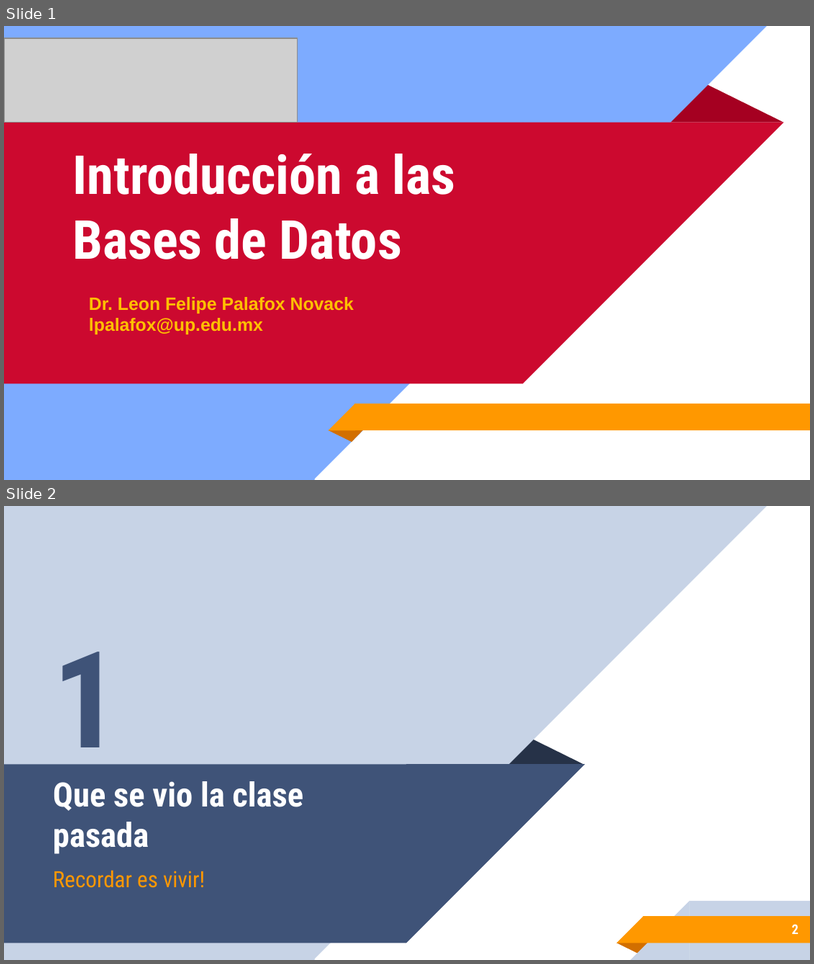
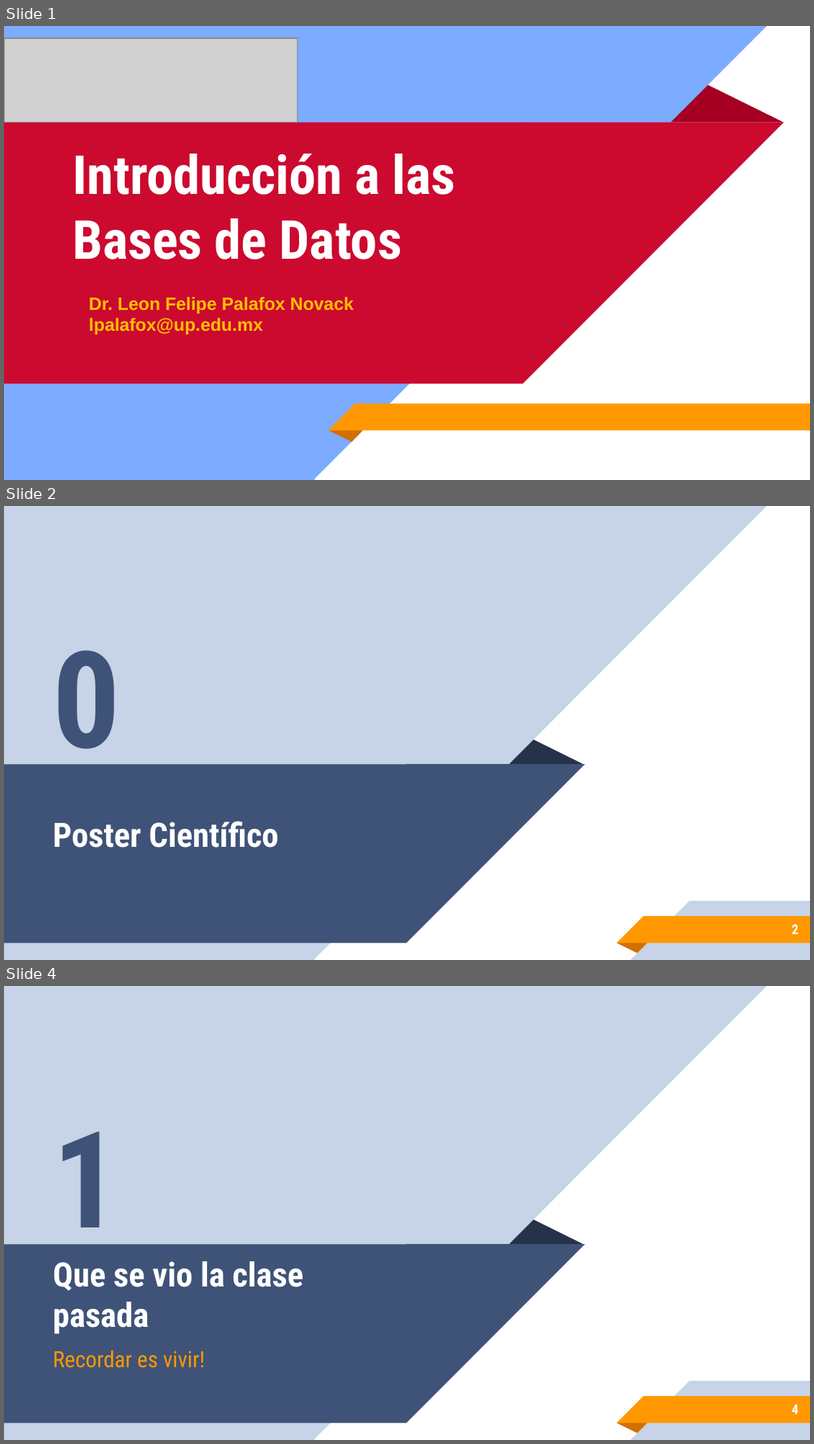
Before and after one commit to leonpalafox/dbclase_2019, a slide deck: Slides/Clase_2_2019.pptx. Shown one above the other, each under a label of ours: slides 1 and 2 before the commit, slides 1, 2 and 4 after it; the slides between them are not shown. The pictures are 814x964 and 814x1444 pixels, drawn with LibreOffice and Linux fonts; fonts in the diff are those of the drawing; grey boxes stand for pictures. Boxes give left, top, right and bottom in pixels: in the first picture for what was removed or moved away, otherwise in the second. Text is boxed around its words. In the diff, an @@ line names an element or a change of style, - is before the commit and + after.

```diff
--- a/Slides/Clase_2_2019.pptx
+++ b/Slides/Clase_2_2019.pptx
@@ slide 2 added at (4,506,810,960), background #FFFFFF; not listed: 10 template elements that a slide beside it also shows @@
@@ text added at (53,650,121,778), 120 pt, text #3F5378, bold @@
+0
@@ title added at (53,821,278,847), 30 pt, text #FFFFFF, bold @@
+Poster Científico
@@ page number added at (792,924,799,934), 12 pt, text #FFFFFF, bold @@
+2
@@ what was slide 2 is now slide 4 @@
@@ page number at (792,1404,799,1414): text changed @@
-2
+4
```
Also in this commit, not shown: 1 slide changed, 1 other slide added, 1 other file.
